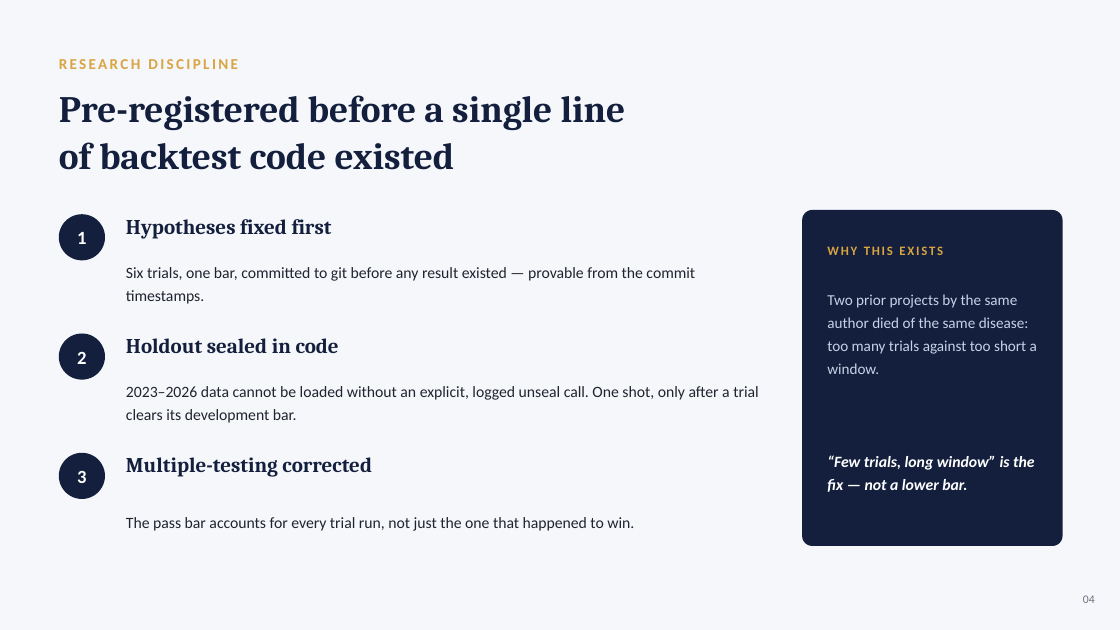
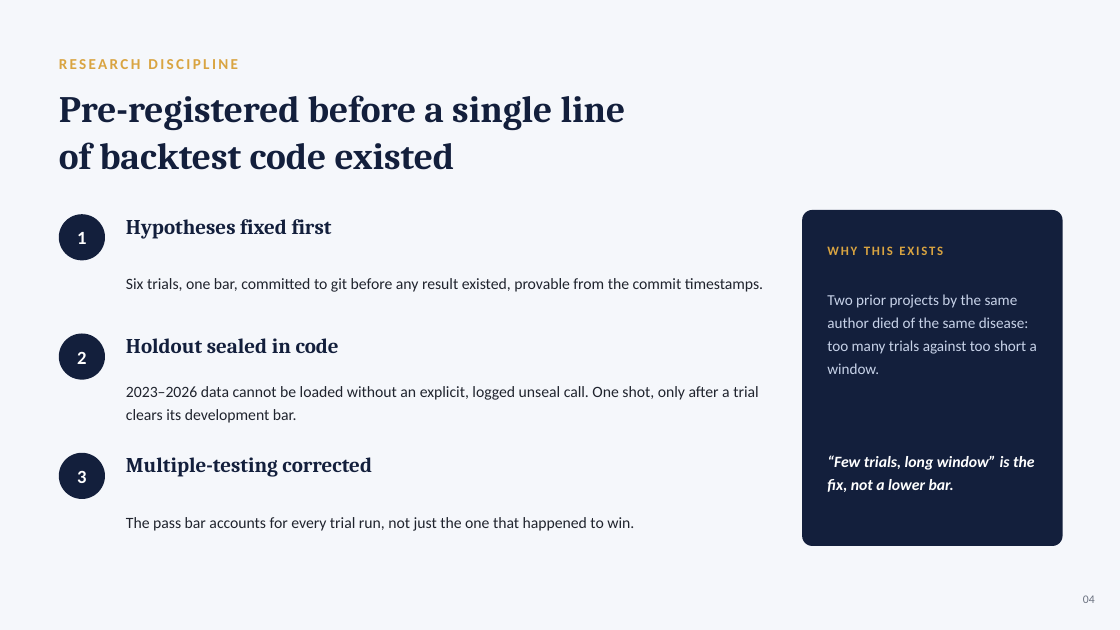
Before and after one commit to nilaymastaadmi/alpaca-hackathon, a slide deck: slide 4 of presentation/slides_draft.pptx. Drawn at 1120x630 pixels with LibreOffice and Linux fonts; fonts in the diff are those of the drawing. Boxes give left, top, right and bottom in pixels: in the first picture for what was removed or moved away, otherwise in the second. Text is boxed around its words. In the diff, an @@ line names an element or a change of style, - is before the commit and + after.

```diff
--- a/presentation/slides_draft.pptx
+++ b/presentation/slides_draft.pptx
@@ text at [126,278,763,292]: text changed @@
-Six trials, one bar, committed to git before any result existed — provable from the commit timestamps.
+Six trials, one bar, committed to git before any result existed, provable from the commit timestamps.
@@ text at [827,455,1034,492]: text changed @@
-“Few trials, long window” is the fix — not a lower bar.
+“Few trials, long window” is the fix, not a lower bar.
```
Also in this commit, not shown: 13 other slides changed, 2 other files.
